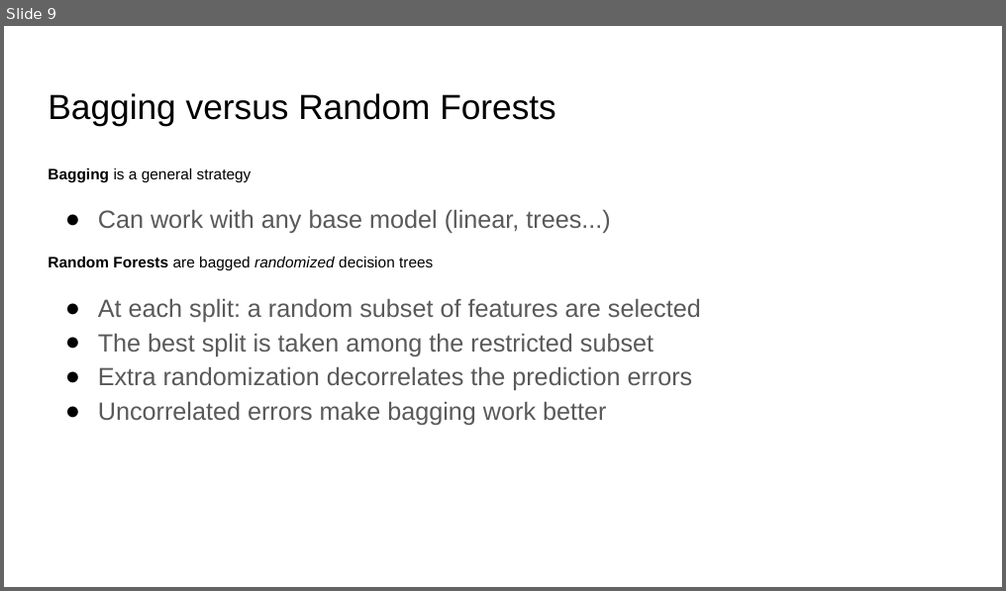
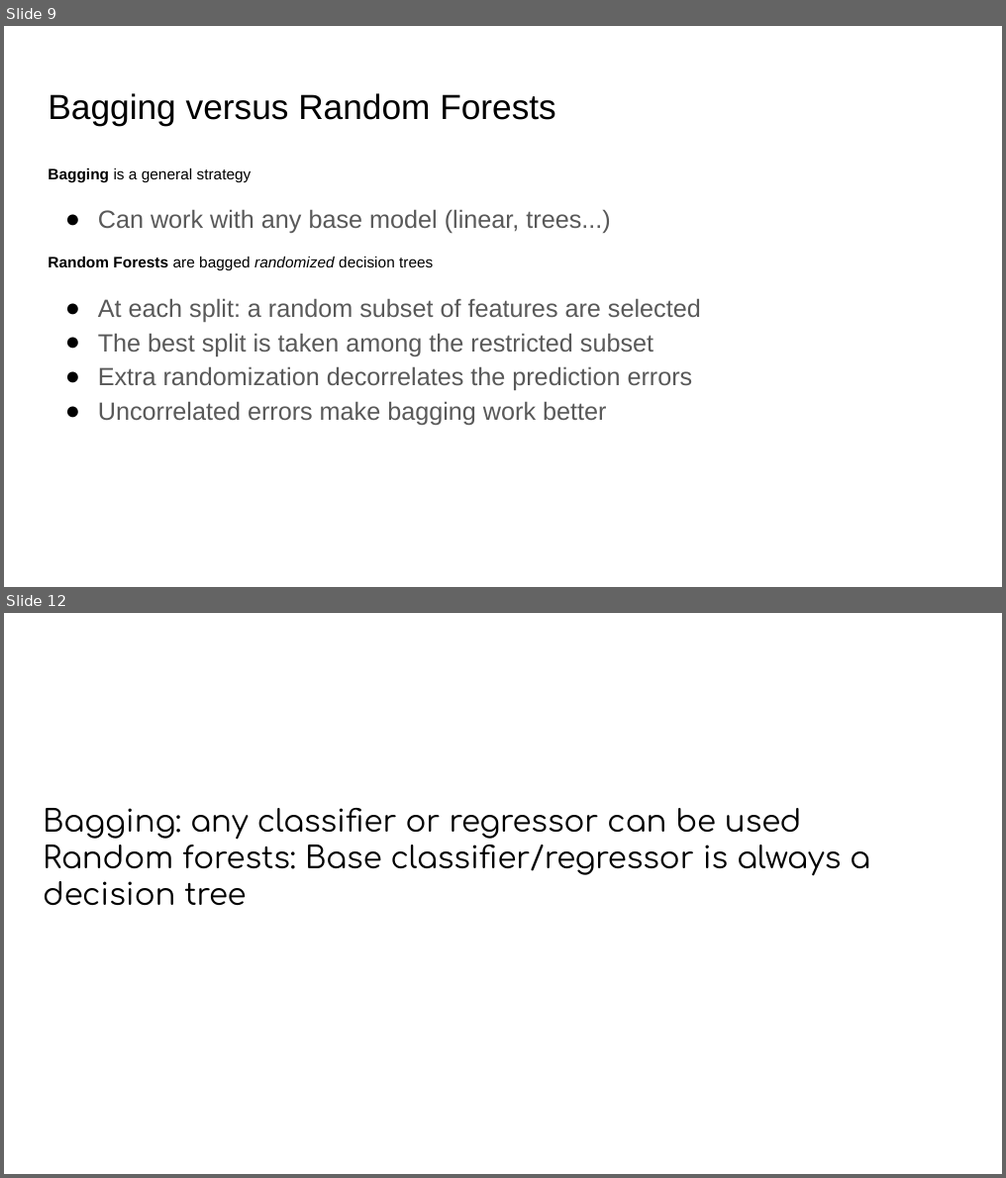
Before and after one commit to mmaleki92/ML_teaching, a slide deck: codes/07_sklearn/Ensemble of tree-based models.pptx. Shown one above the other, each under a label of ours: slide 9 before the commit, slides 9 and 12 after it; the slides between them are not shown. The pictures are 1006x591 and 1006x1178 pixels, drawn with LibreOffice and Linux fonts; fonts in the diff are those of the drawing. Boxes give left, top, right and bottom in pixels: in the first picture for what was removed or moved away, otherwise in the second. Text is boxed around its words. In the diff, an @@ line names an element or a change of style, - is before the commit and + after.

Commit message:
added random forest

```diff
--- a/codes/07_sklearn/Ensemble of tree-based models.pptx
+++ b/codes/07_sklearn/Ensemble of tree-based models.pptx
@@ slide 12 added at [4,613,1002,1174], background #FFFFFF @@
@@ title added at [43,808,870,905], 22 pt, text #000000 @@
+Bagging: any classifier or regressor can be used
+Random forests: Base classifier/regressor is always a decision tree
```
Also in this commit, not shown: 3 other slides added, 4 other files.
